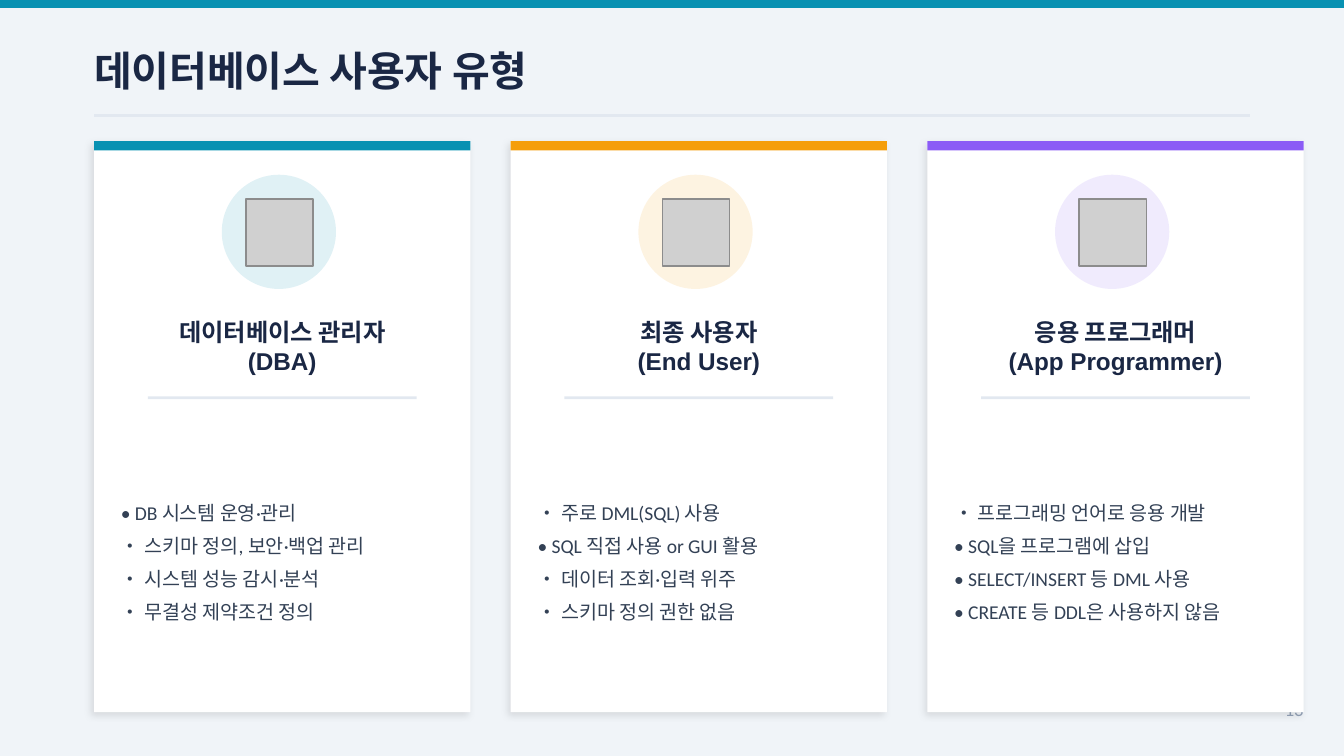
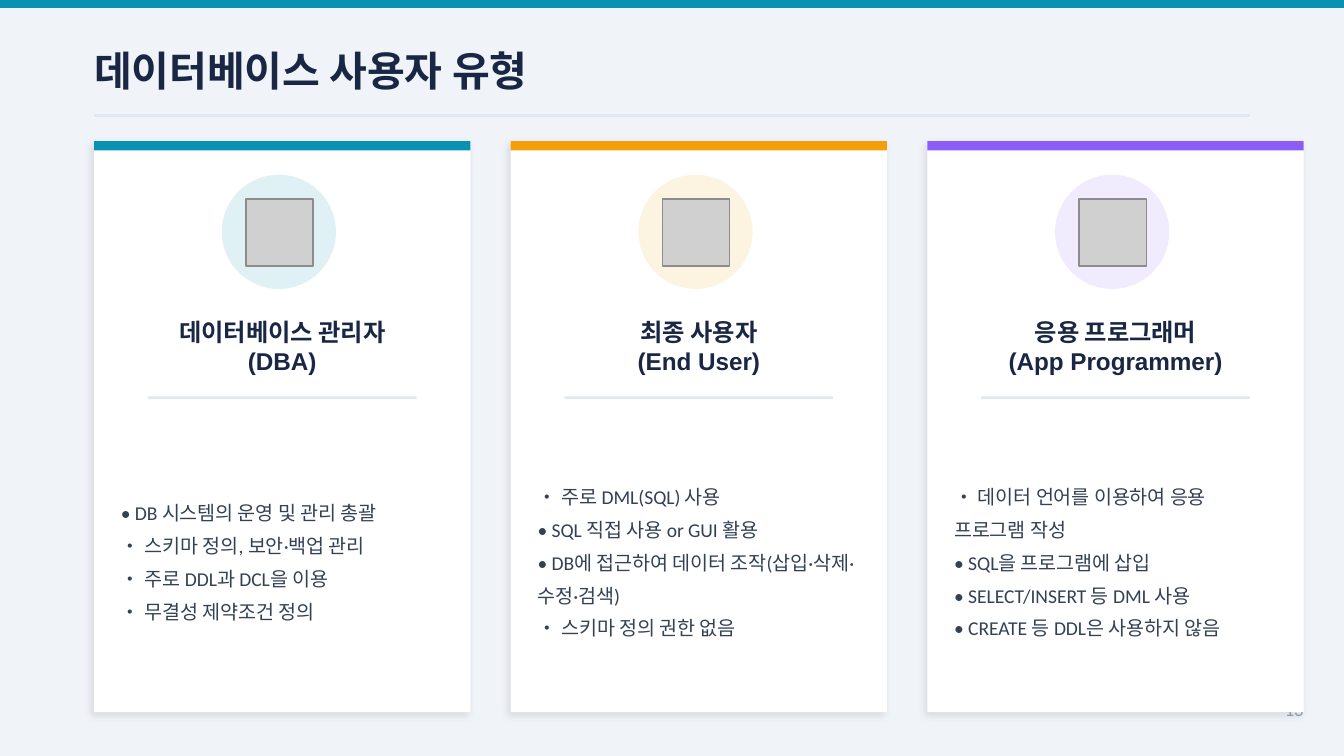
Before and after one commit to Sangdon-Park/Sangdon-Park.github.io, a slide deck: slide 13 of data/DB시스템/3장_데이터베이스시스템_박상돈.pptx. Drawn at 1344x756 pixels with LibreOffice and Linux fonts; fonts in the diff are those of the drawing; grey boxes stand for pictures. Boxes give left, top, right and bottom in pixels: in the first picture for what was removed or moved away, otherwise in the second. Text is boxed around its words. In the diff, an @@ line names an element or a change of style, - is before the commit and + after.

```diff
--- a/data/DB시스템/3장_데이터베이스시스템_박상돈.pptx
+++ b/data/DB시스템/3장_데이터베이스시스템_박상돈.pptx
@@ text at [135, 503, 377, 522]: text changed @@
-• DB 시스템 운영·관리
+• DB 시스템의 운영 및 관리 총괄
@@ text at [954, 487, 1206, 539]: text changed @@
-• 프로그래밍 언어로 응용 개발
+• 데이터 언어를 이용하여 응용 프로그램 작성
@@ text at [145, 569, 328, 588]: text changed @@
-• 시스템 성능 감시·분석
+• 주로 DDL과 DCL을 이용
@@ text at [538, 553, 855, 606]: text changed @@
-• 데이터 조회·입력 위주
+• DB에 접근하여 데이터 조작(삽입·삭제·수정·검색)
```
Also in this commit, not shown: 9 other slides changed, 3 other files.
